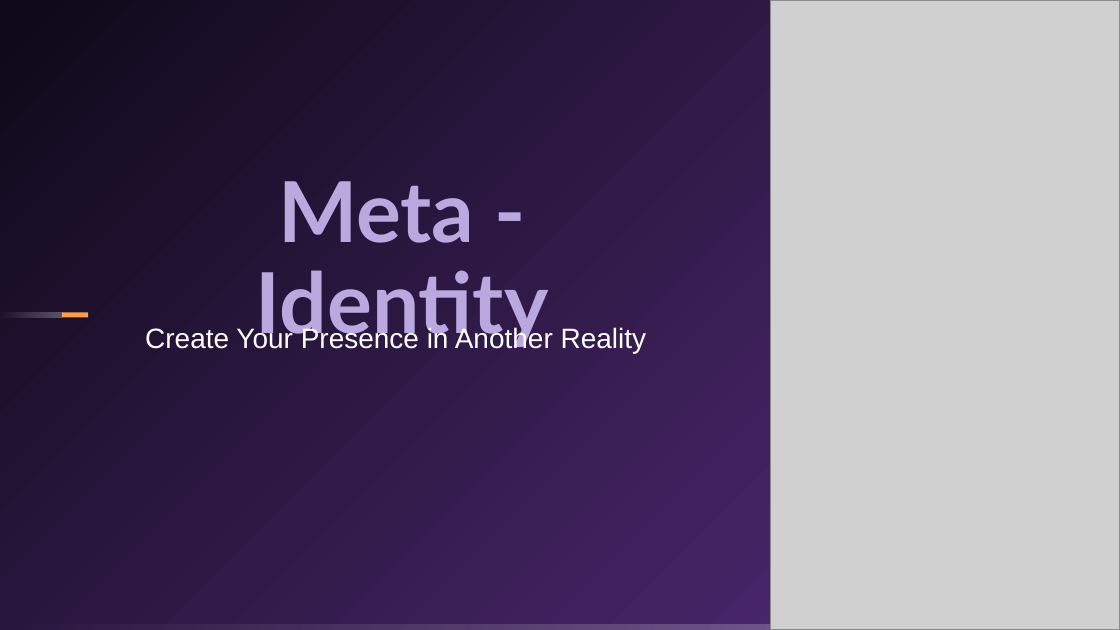
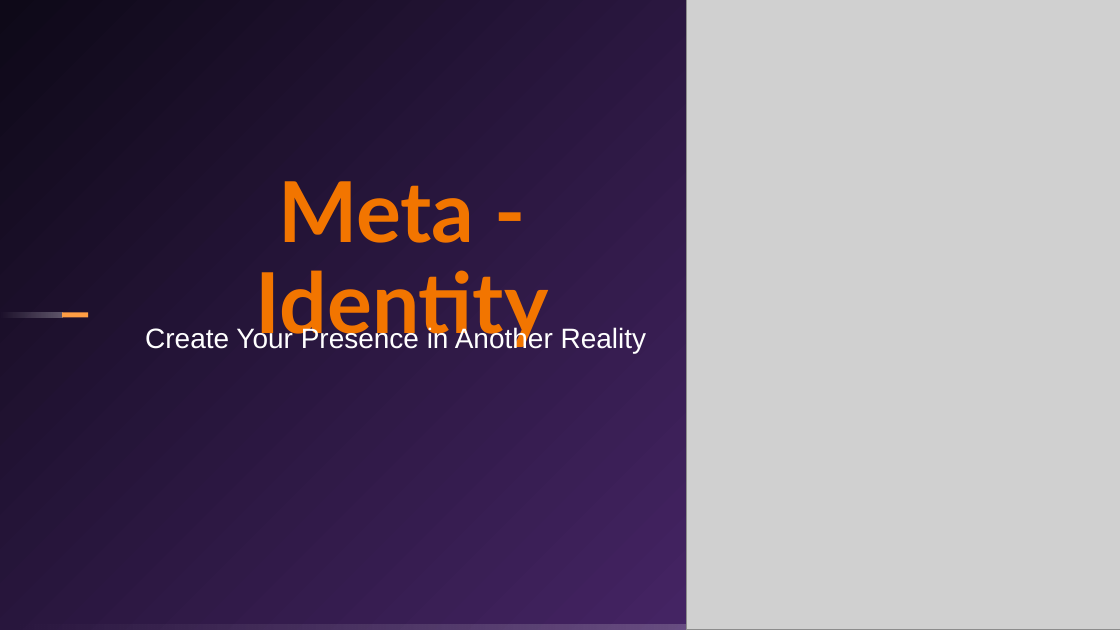
Before and after one commit to sacredvoid/hackUMass22, a slide deck: slide 1 of Meta-Indentity.pptx. Drawn at 1120x630 pixels with LibreOffice and Linux fonts; fonts in the diff are those of the drawing; grey boxes stand for pictures. Boxes give left, top, right and bottom in pixels: in the first picture for what was removed or moved away, otherwise in the second. Text is boxed around its words. In the diff, an @@ line names an element or a change of style, - is before the commit and + after.

```diff
--- a/Meta-Indentity.pptx
+++ b/Meta-Indentity.pptx
@@ picture: place and size @@
-picture at (771, 0, 1120, 629)
+picture at (687, 0, 1120, 629)
@@ title "Meta - Identity" at (256, 181, 548, 348): text colour #BAA8DE to #F27500 @@
```
Also in this commit, not shown: 3 other slides changed.
